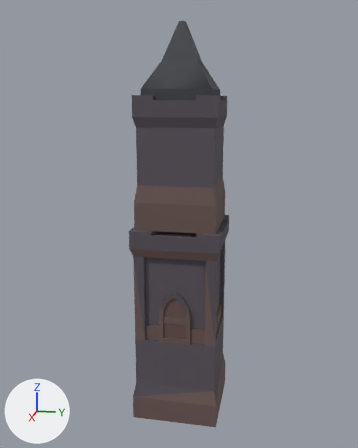
A saved change to the glTF model art3d/buildings/ntower_l1.glb.
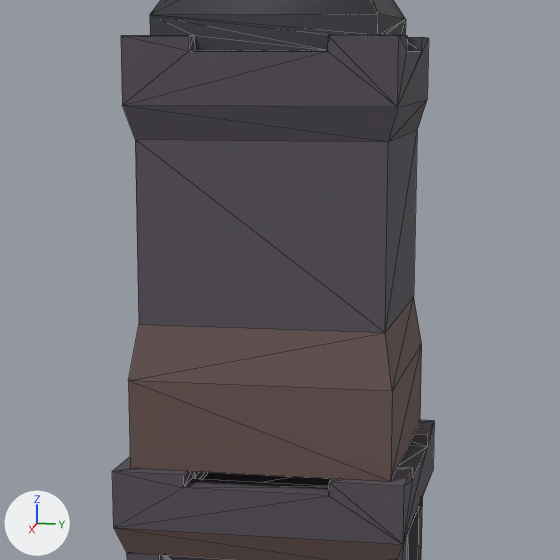
Old and new are each drawn whole from a camera (50 mm lens) standing at (8.9, 1.72, 5.91) and looking at (0.0, -0.06, 3.68) and again close up on the part from 26% to 75% of the width and 19% to 58% of the height. Arrows for +X, +Y and +Z are at lower left; the lights stay in place. The first two pictures are the older version. The close-ups show mesh edges as thin lines. Vertices at exactly the same position are counted once.

Names of what the first close-up shows: 'ntower_l1'.
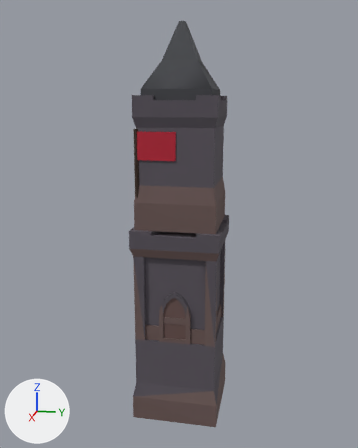
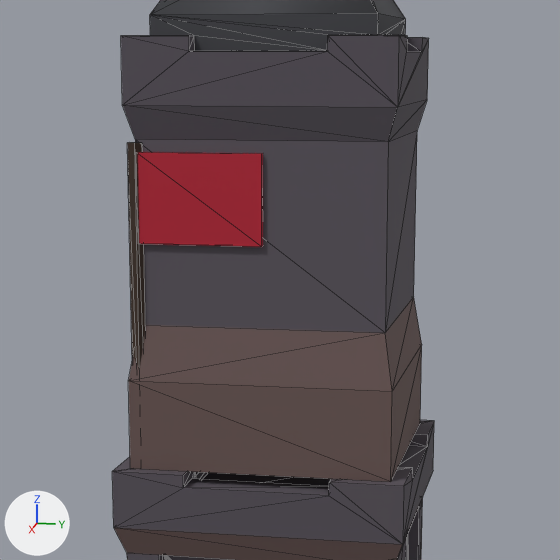
Changed parts and their boxes [x1, y1, x2, y2] in the close-ups (560 x 560 px):
part 1 of me_tower_square_base, added
    after: [127, 142, 146, 370]
part 2 of me_tower_square_base, added (red)
    after: [138, 152, 263, 247]

What changed in the scene script:
```text
Add mat_team:
    mat_team = bpy.data.materials.new('Team')
    # nodes: BsdfPrincipled, Mix, OutputMaterial, VertexColor
    # colours: red #b3122e, mixed with the vertex colours
Change me_tower_square_base:
    used by ob_ntower_l1; location = (0.0, 0.0, 0.0)
    remove me_tower_square_base.from_pydata(...)  # 330 vertices, 664 faces; spans x -0.8..0.8, y -0.8..0.8, z 0.0..7.25
    add me_tower_square_base.from_pydata(...)  # 348 vertices, 692 faces; spans x -0.8..0.8, y -0.8..0.8, z 0.0..7.25
    me_tower_square_base part 1: a new loose piece, a 5-sided cylinder along z spanning x 0.634..0.71, y -0.704..-0.632, z 3.712..5.472, in mat_body
    me_tower_square_base part 2: a new loose piece, a box spanning x 0.648..0.696, y -0.656..0.016, z 4.944..5.424, in mat_team
    add me_tower_square_base.materials.append(mat_team)
```
